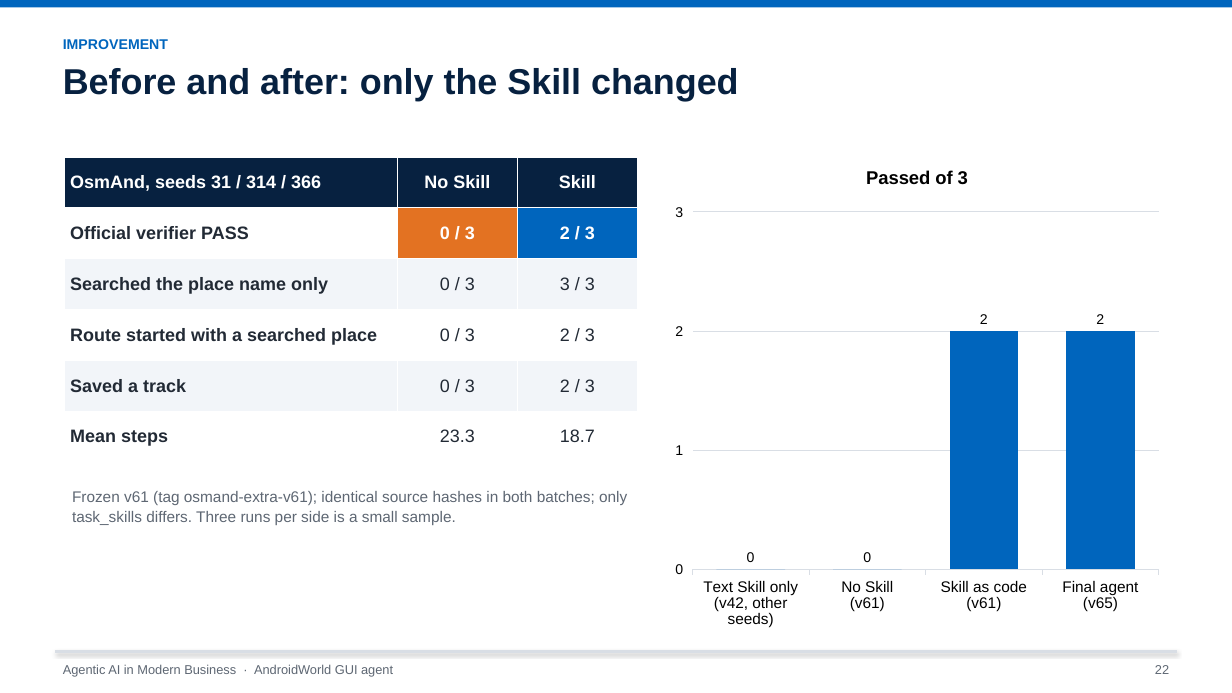
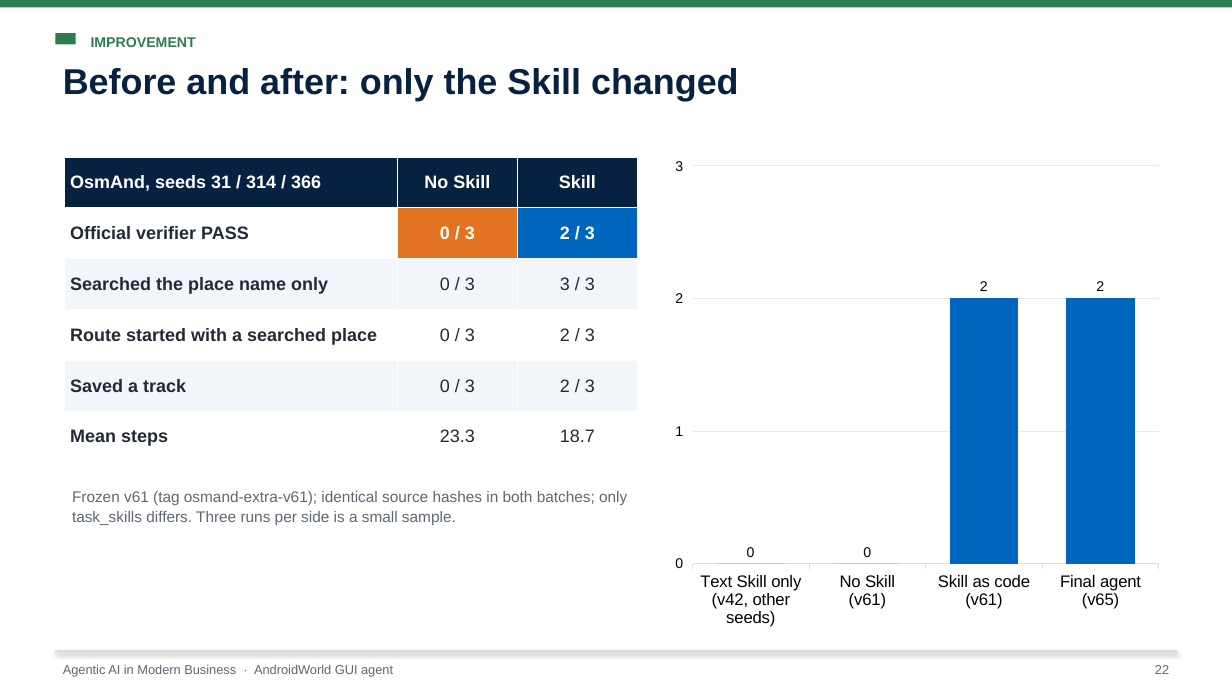
Before and after one commit to Chenschenschen/androidworld-gui-agent, a slide deck: slide 22 of presentation/AndroidWorld_GUI_Agent_Presentation.pptx. Drawn at 1232x693 pixels with LibreOffice and Linux fonts; fonts in the diff are those of the drawing. Boxes give left, top, right and bottom in pixels: in the first picture for what was removed or moved away, otherwise in the second. Text is boxed around its words. In the diff, an @@ line names an element or a change of style, - is before the commit and + after.

```diff
--- a/presentation/AndroidWorld_GUI_Agent_Presentation.pptx
+++ b/presentation/AndroidWorld_GUI_Agent_Presentation.pptx
@@ rectangle at (0,0,1232,7): fill #0065BD to #2E7D4F @@
@@ text "IMPROVEMENT": place and size @@
-text "IMPROVEMENT" at (63,39,168,49)
+text "IMPROVEMENT" at (91,37,196,47)
@@ text "IMPROVEMENT" at (91,37,196,47): text colour #0065BD to #2E7D4F @@
@@ rectangle added at (55,33,76,44), fill #2E7D4F @@
@@ column chart at (665,148,1169,638) @@
@@ title "Passed of 3" removed @@
-Passed of 3: 0, 0, 2, 2
+Series 1: 0, 0, 2, 2
@@ category axis changed @@
@@ value axis changed @@
```
Also in this commit, not shown: 25 other slides changed, 2 other files.
